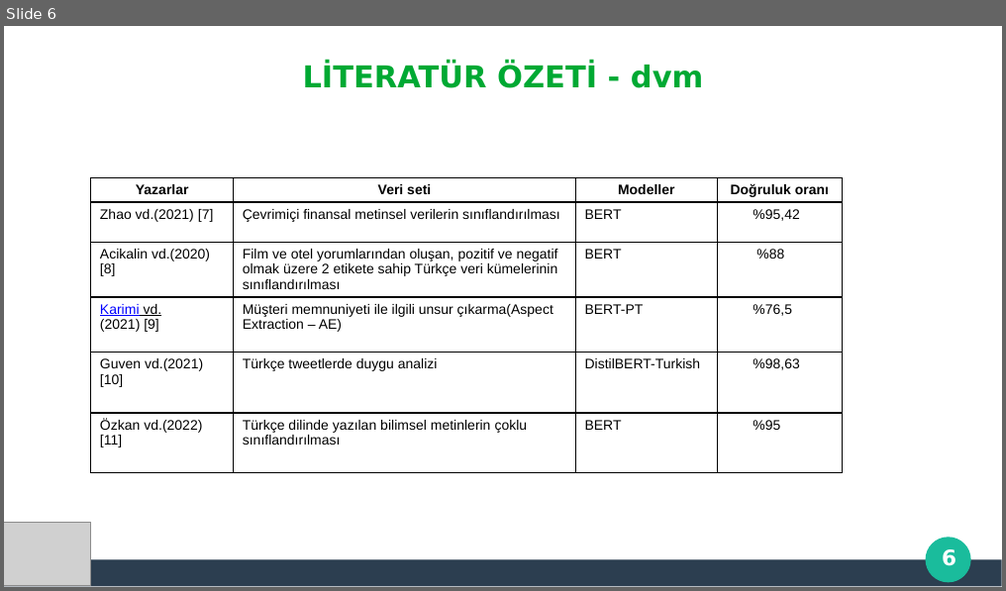
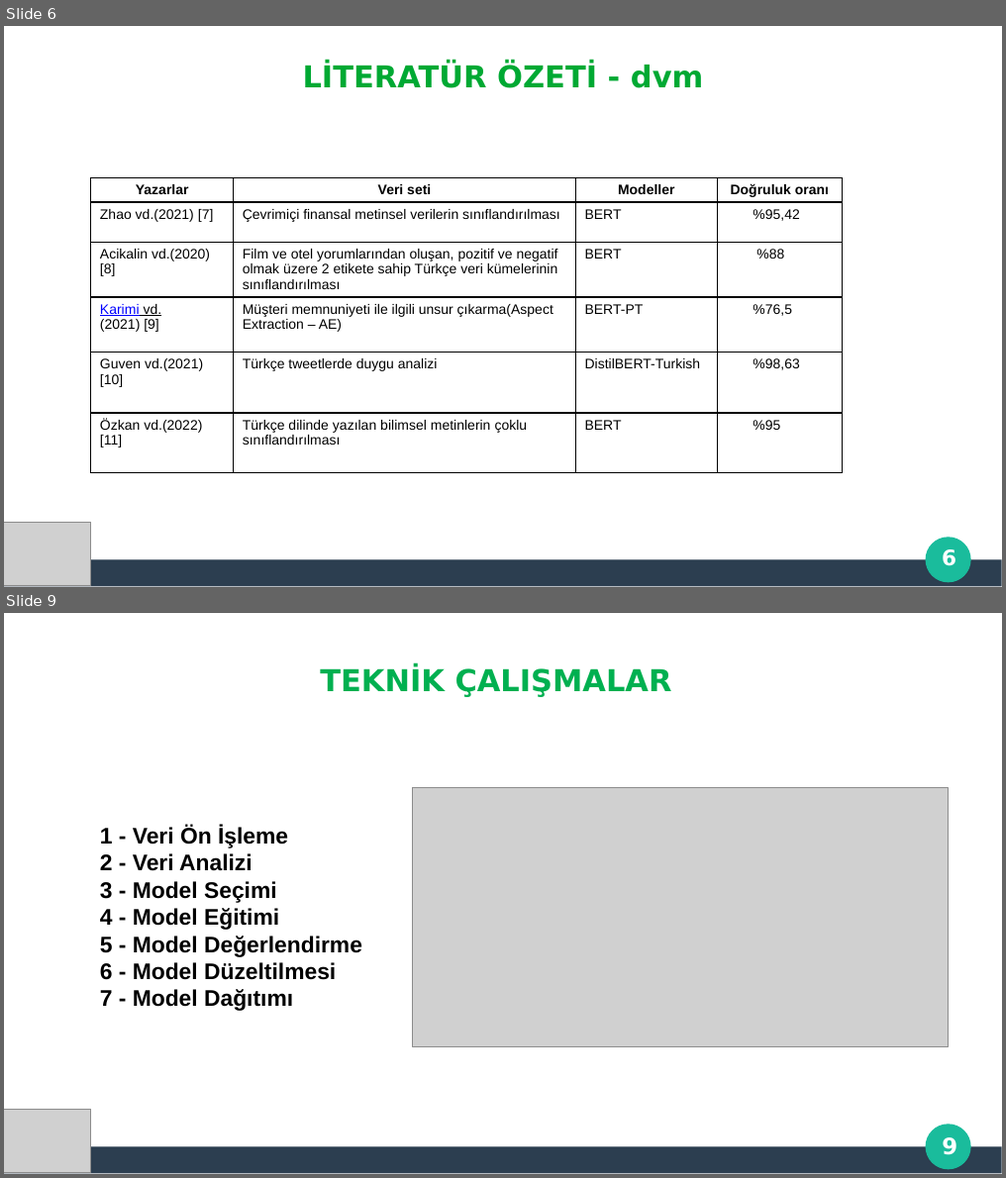
Before and after one commit to thealper2/gat0r-nlp, a slide deck: GATOR_Sunum.pptx. Shown one above the other, each under a label of ours: slide 6 before the commit, slides 6 and 9 after it; the slides between them are not shown. The pictures are 1006x591 and 1006x1178 pixels, drawn with LibreOffice and Linux fonts; fonts in the diff are those of the drawing; grey boxes stand for pictures; background and template pictures are left out. Boxes give left, top, right and bottom in pixels: in the first picture for what was removed or moved away, otherwise in the second. Text is boxed around its words. In the diff, an @@ line names an element or a change of style, - is before the commit and + after.

```diff
--- a/GATOR_Sunum.pptx
+++ b/GATOR_Sunum.pptx
@@ slide 9 added at (x1=4, y1=613, x2=1002, y2=1174), background #FFFFFF; not listed: 3 template elements that a slide beside it also shows @@
@@ title added at (x1=320, y1=666, x2=672, y2=697), 24 pt, text #00B050, bold @@
+TEKNİK ÇALIŞMALAR
@@ picture added at (x1=412, y1=788, x2=947, y2=1048) @@
@@ text added at (x1=100, y1=826, x2=362, y2=1011), 18 pt, text #000000, bold @@
+1 - Veri Ön İşleme
+2 - Veri Analizi
+3 - Model Seçimi
+4 - Model Eğitimi
+5 - Model Değerlendirme
+6 - Model Düzeltilmesi
+7 - Model Dağıtımı
@@ picture added at (x1=4, y1=1110, x2=91, y2=1173) @@
@@ page number added at (x1=942, y1=1138, x2=957, y2=1156), 18 pt, text #FFFFFF, bold @@
+9
```
Also in this commit, not shown: 3 slides changed, 8 other slides added, 10 slides removed.
